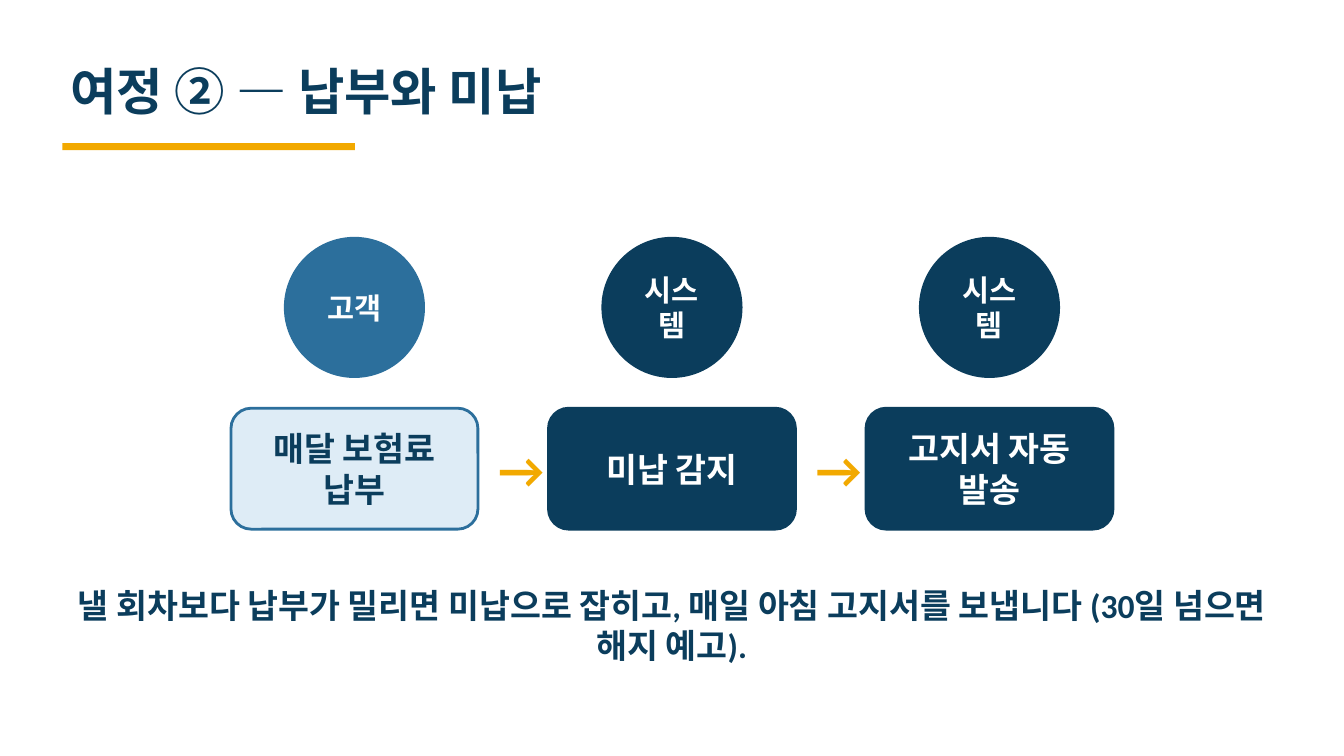
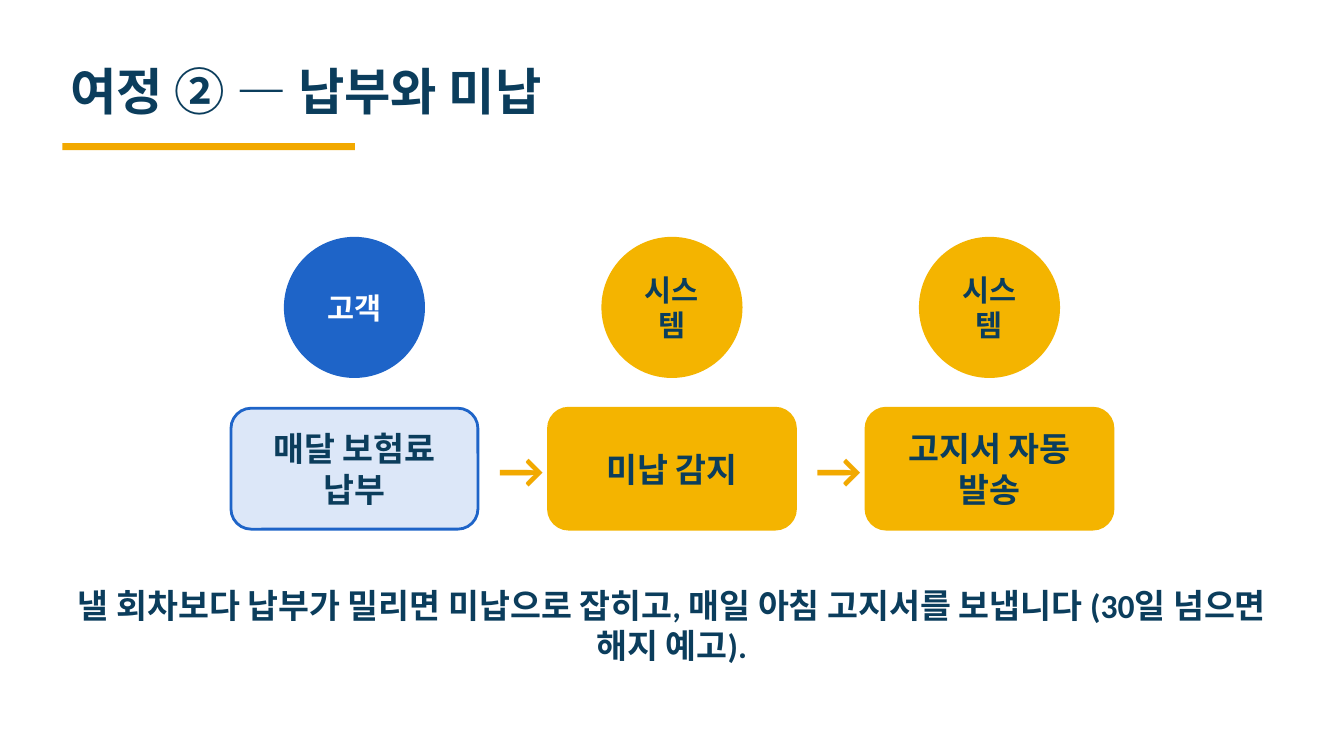
Before and after one commit to heyoonyoon/distributed-programming, a slide deck: slide 7 of docs/presentation/보험발표-편집가능.pptx. Drawn at 1344x756 pixels with LibreOffice and Linux fonts; fonts in the diff are those of the drawing. Boxes give left, top, right and bottom in pixels: in the first picture for what was removed or moved away, otherwise in the second. Text is boxed around its words. In the diff, an @@ line names an element or a change of style, - is before the commit and + after.

```diff
--- a/docs/presentation/보험발표-편집가능.pptx
+++ b/docs/presentation/보험발표-편집가능.pptx
@@ ellipse "고객" at <box>284,237,425,378</box>: fill #2C6F9C to #1E64C8 @@
@@ ellipse "시스템" at <box>602,237,743,378</box>: text colour #FFFFFF to #0B3D5C; fill #0B3D5C to #F4B400 @@
@@ ellipse "시스템" at <box>920,237,1061,378</box>: text colour #FFFFFF to #0B3D5C; fill #0B3D5C to #F4B400 @@
@@ rounded rectangle "매달 보험료 납부" at <box>231,408,478,529</box>: fill #DEECF6 to #DCE7F8; outline #2C6F9C 2 pt to #1E64C8 2 pt @@
@@ rounded rectangle "미납 감지" at <box>548,408,796,529</box>: text colour #FFFFFF to #0B3D5C; fill #0B3D5C to #F4B400; outline #0B3D5C 2 pt to #F4B400 2 pt @@
@@ rounded rectangle "고지서 자동 발송" at <box>866,408,1113,529</box>: text colour #FFFFFF to #0B3D5C; fill #0B3D5C to #F4B400; outline #0B3D5C 2 pt to #F4B400 2 pt @@
```
Also in this commit, not shown: 6 other slides changed, 1 other file.
